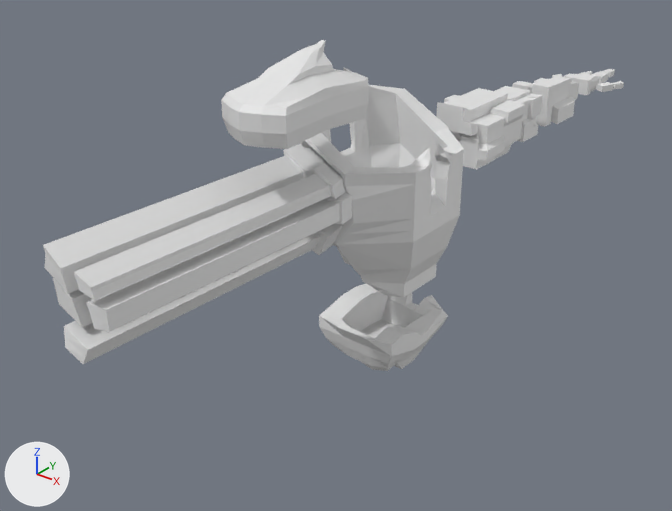
An edit to the Blender file BlenderFiles/SolarGolem.blend, drawn before and after from the same camera.
Rendered twice from a 50 mm camera at (15.4, -21.7, 22.7) aimed at (-2.2, 0.2, 9.1). The axes (+X, +Y, +Z) are drawn at lower left. The lights are the same throughout. The picture after the commit comes second.

Objects in the first picture: 'Body', 'Pelvis', 'StoneArm'.
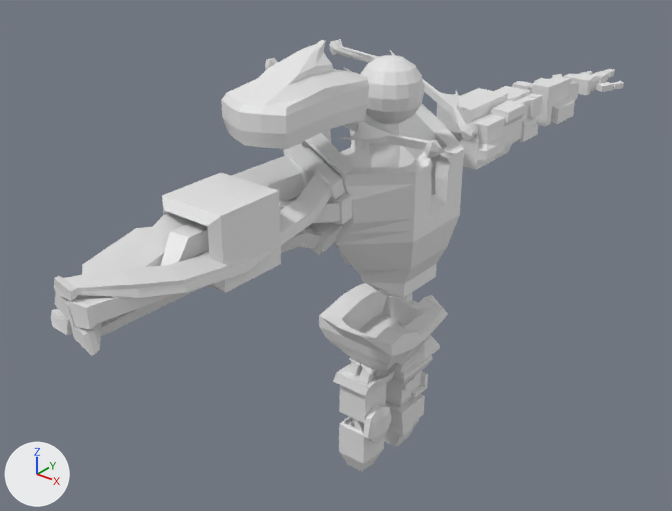
What changed in the scene script:
```text
Change me_cube:
    used by ob_body; location = (0.0, 0.0, 12.13)
    remove me_cube.from_pydata(...)  # 1022 vertices, 1018 faces; spans x -2.12..1.84, y -11.68..2.89, z -2.99..5.09
    add me_cube.from_pydata(...)  # 1082 vertices, 1078 faces; spans x -2.12..1.84, y -11.86..2.89, z -2.99..5.09
    me_cube part 1
    10 faces are deleted
    11 vertices in x -0.53..0.35, y -8.87..-6.25, z -0.58..0.18 move by (0.31, 0.0, 0.68)
    9 vertices in x 0.18..0.8, y -8.62..-5.97, z 0.29..0.97 move by (-0.36, 0.0, 0.63)
    6 vertices in x 0.26..0.79, y -8.62..-5.97, z 0.37..0.93 move by (-0.36, 0.0, 0.64)
    4 vertices in x 0.02..0.54, y -4.74..-4.68, z 1.03..1.56 move by (0.43, 0.0, -0.25)
    4 vertices in x -0.96..0.01, y -8.64..-8.57, z 0.28..1.14 move by (-0.45, 0.0, 0.16)
    3 vertices in x 0.37..0.79, y -8.53..-5.97, z 0.32..0.67 move by (-0.35, 0.0, 0.63)
    107 vertices move from x -1.09..0.87, y -11.68..-4.53, z -0.63..2.06 to x -1.31..1.25, y -11.65..-4.53, z -0.02..1.64
    47 vertices are added at x -0.57..0.81, y -11.86..-11.61, z 0.11..1.69
    8 new vertices lie (0.01, 0.09, 0.0) away from vertices in x -0.38..0.81, y -11.83..-11.75, z 0.11..1.38
    5 new vertices lie (0.0, 0.09, -0.01) away from vertices in x -0.57..0.08, y -11.81..-11.73, z 0.31..0.69
    70 new faces join them
Change me_cube_002:
    used by ob_pelvis; location = (0.0, 0.0, 7.07); scale = (0.844, 0.713, 0.844)
    remove me_cube_002.from_pydata(...)  # 186 vertices, 184 faces; spans x -1.7..1.7, y -2.57..2.57, z -1.0..1.3
    add me_cube_002.from_pydata(...)  # 505 vertices, 519 faces; spans x -1.7..1.7, y -2.57..2.57, z -5.74..1.3
    me_cube_002 part 2: 136 vertices moved from x -1.7..1.7, y -1.66..2.57, z -1.0..1.01 to x -1.7..1.7, y -1.81..2.57, z -0.81..1.09; 1 vertex removed from x 0.0, y -1.08, z -0.66; 320 vertices added at x -0.97..0.87, y -2.34..-0.32, z -5.74..-0.52
Add me_cube_008:
    me_cube_008.from_pydata(...)  # 24 vertices, 24 faces; spans x -1.0..1.0, y -1.2..1.2, z -1.0..1.0
Add me_sphere_002:
    me_sphere_002.from_pydata(...)  # a UV sphere (16 segments, 8 rings, poles along z) spanning x -1.0..1.0, y -1.0..1.0, z 14.24..16.24
Add me_cube_006:
    me_cube_006.from_pydata(...)  # 228 vertices, 224 faces; spans x -3.01..3.03, y -3.22..3.22, z -0.27..0.27
Add me_cube_004:
    me_cube_004.from_pydata(...)  # 142 vertices, 135 faces; spans x -1.45..1.79, y -1.69..1.67, z -2.33..3.34
Add ob_cube_001:
    ob_cube_001 = bpy.data.objects.new('Cube.001', me_cube_008)
    ob_cube_001.location = (0.0, -7.02, 13.22)
Add ob_sphere:
    ob_sphere = bpy.data.objects.new('Sphere', me_sphere_002)
    ob_sphere.location = (0.0, 0.0, 0.0)
Add ob_headpiece:
    ob_headpiece = bpy.data.objects.new('HeadPiece', me_cube_006)
    ob_headpiece.location = (-0.57, 0.01, 14.94)
    ob_headpiece.rotation_euler = (-3.142, 0.281, 0.0)  # degrees (-180, 16, 0)
Add ob_stoneleg:
    ob_stoneleg = bpy.data.objects.new('StoneLeg', me_cube_004)
    ob_stoneleg.location = (0.0, 0.88, 3.97)
    ob_stoneleg.scale = (0.578, 0.578, 0.741)
```

Location of each change, (x1, y1, x2, y2) in pixels of the pictures (672 x 511 px; the box of a moved part takes in the faces that stretch with it):
'Body', reshaped
    before: (43, 40, 464, 364)
    after: (51, 40, 464, 356)
'Pelvis', reshaped (116% taller)
    before: (319, 284, 448, 371)
    after: (319, 283, 448, 472)
'Cube.001', added
    after: (162, 173, 281, 293)
'Sphere', added
    after: (360, 55, 424, 124)
'StoneLeg', added
    after: (384, 335, 440, 447)
'HeadPiece', added
    after: (265, 39, 475, 158)
part 1 of me_cube, moved or reshaped
    before: (43, 174, 340, 364)
    after: (51, 174, 340, 356)
part 2 of me_cube_002, built on
    before: (357, 284, 448, 371)
    after: (333, 283, 448, 472)
